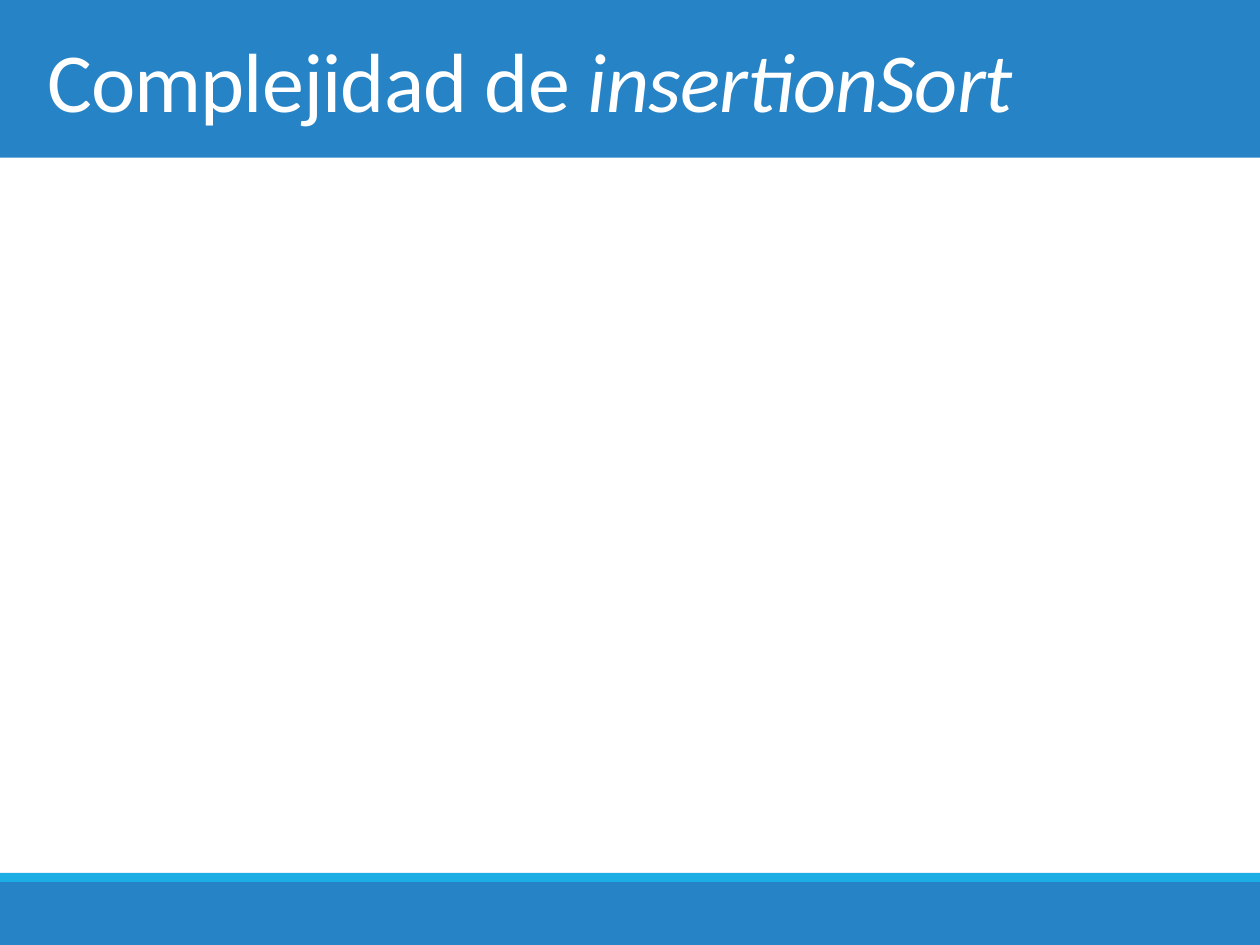
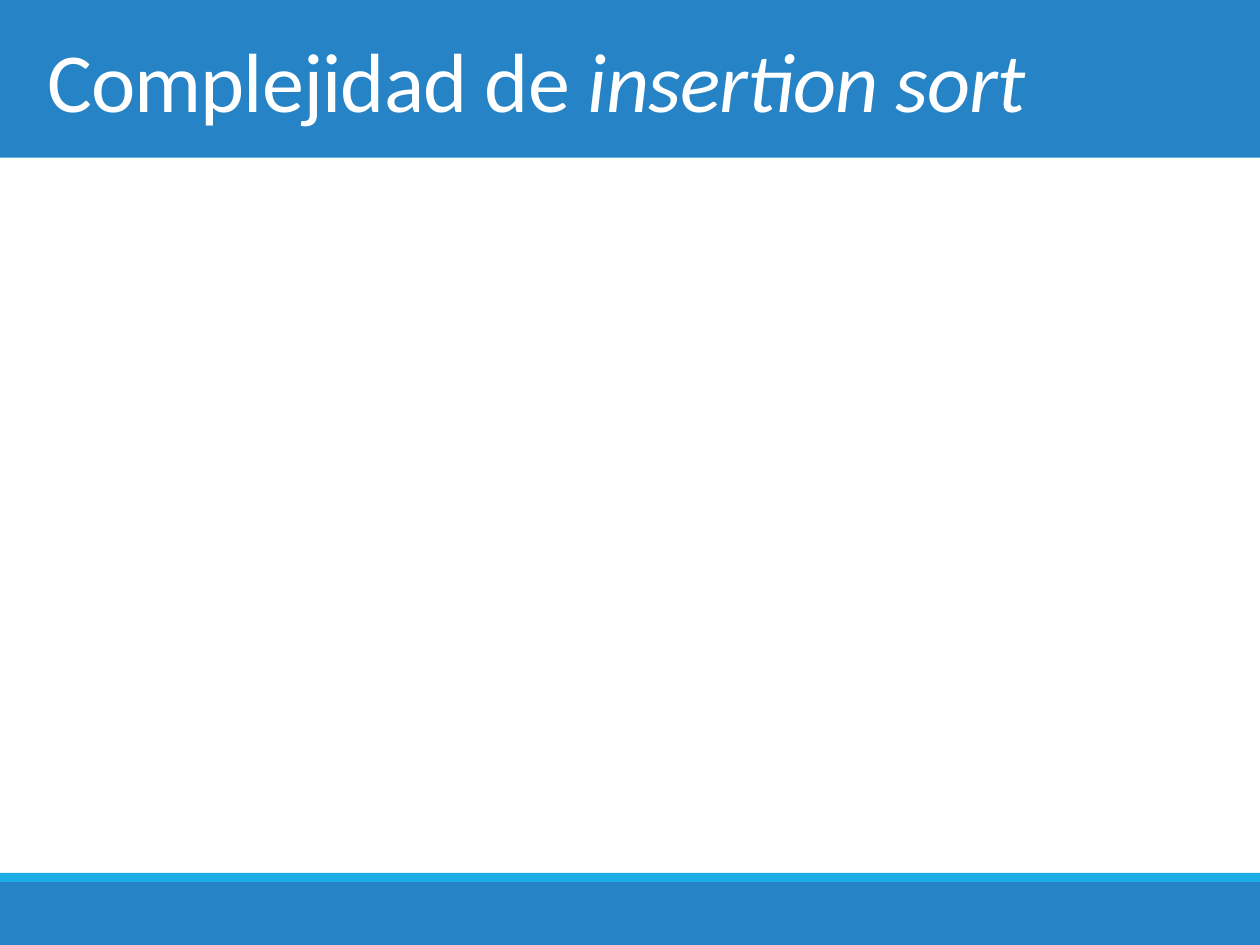
Before and after one commit to chris-carstens/2020-2, a slide deck: slide 23 of Clases/01 - Selection & Insertion sort/01. Selection & Insertion sort.pptx (slide 22 before the commit). Drawn at 1260x945 pixels with LibreOffice and Linux fonts; fonts in the diff are those of the drawing; grey boxes stand for pictures. Boxes give left, top, right and bottom in pixels: in the first picture for what was removed or moved away, otherwise in the second. Text is boxed around its words. In the diff, an @@ line names an element or a change of style, - is before the commit and + after.

Commit message:
Selection sort

```diff
--- a/Clases/01 - Selection & Insertion sort/01. Selection & Insertion sort.pptx
+++ b/Clases/01 - Selection & Insertion sort/01. Selection & Insertion sort.pptx
@@ title at [47, 53, 1026, 127]: text changed @@
-Complejidad de insertionSort
+Complejidad de insertion sort
```
Also in this commit, not shown: 2 other slides changed, 16 slides added, 1 other file.
